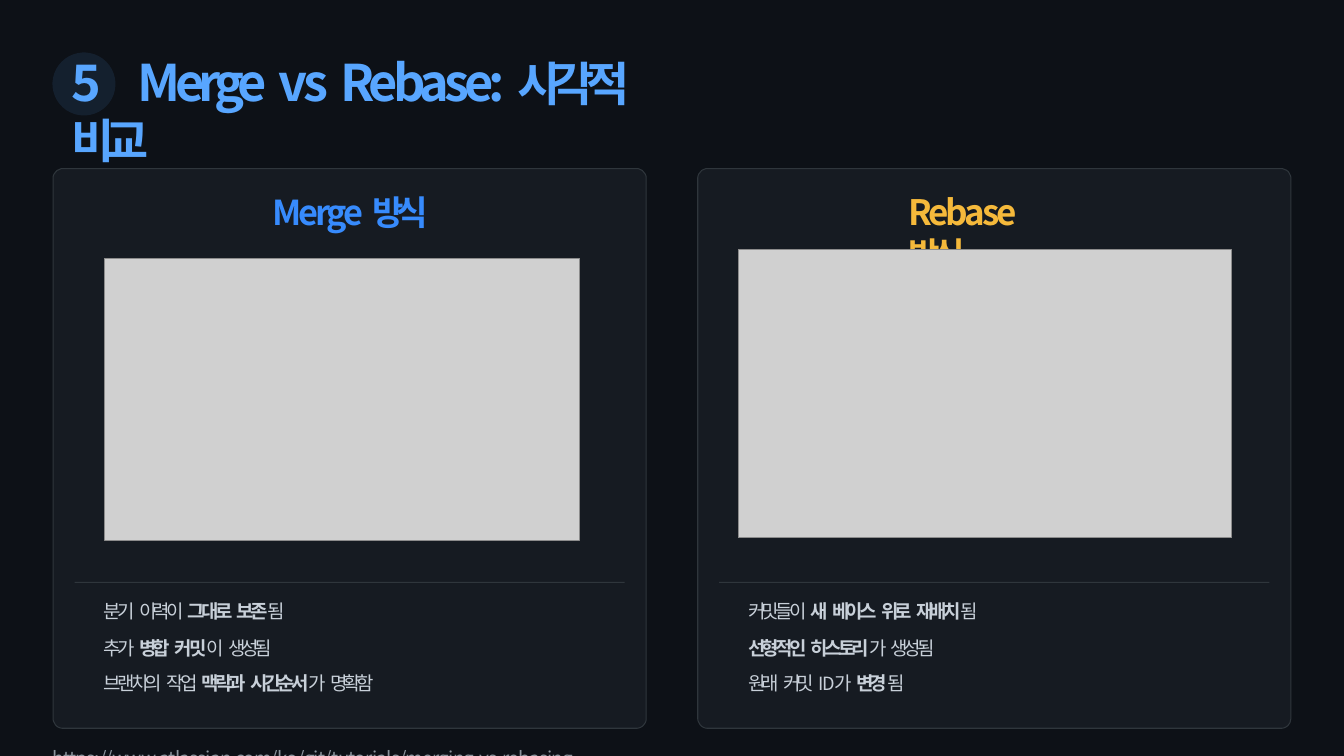
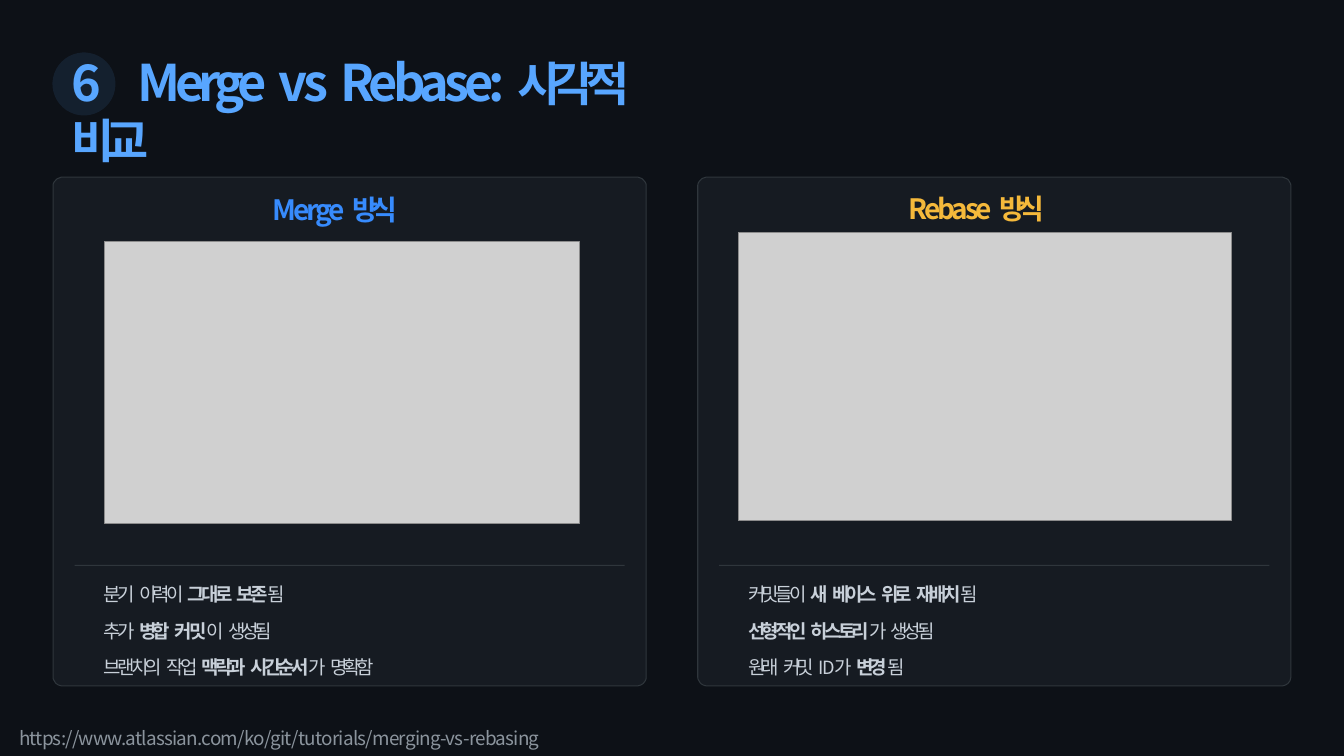
Before and after one commit to restful3/ds4th_study, a slide deck: slide 7 of source/요즘_우아한_AI개발/ch02_챗GPT를_활용한_Git_Flow_관리_자동화_태영.pptx (slide 6 before the commit). Drawn at 1344x756 pixels with LibreOffice and Linux fonts; fonts in the diff are those of the drawing; grey boxes stand for pictures; background and template pictures are left out. Boxes give left, top, right and bottom in pixels: in the first picture for what was removed or moved away, otherwise in the second. Text is boxed around its words. In the diff, an @@ line names an element or a change of style, - is before the commit and + after.

```diff
--- a/source/요즘_우아한_AI개발/ch02_챗GPT를_활용한_Git_Flow_관리_자동화_태영.pptx
+++ b/source/요즘_우아한_AI개발/ch02_챗GPT를_활용한_Git_Flow_관리_자동화_태영.pptx
@@ freeform shape at [0, 0, 1344, 756]: outline redrawn @@
@@ freeform shape removed at [0, 0, 1344, 756] @@
@@ title at [72, 60, 630, 163]: text changed @@
-5 Merge vs Rebase: 시각적 비교
+6 Merge vs Rebase: 시각적 비교
@@ freeform shape: place and size @@
-freeform shape at [53, 168, 647, 728]
+freeform shape at [53, 177, 647, 687]
@@ freeform shape: place and size @@
-freeform shape at [53, 168, 647, 728]
+freeform shape at [53, 177, 647, 687]
@@ freeform shape: place and size @@
-freeform shape at [698, 168, 1292, 728]
+freeform shape at [698, 177, 1292, 687]
@@ freeform shape: place and size @@
-freeform shape at [698, 168, 1292, 728]
+freeform shape at [698, 177, 1292, 687]
@@ text "Merge 방식" at [272, 196, 397, 227]: size 24.5 to 20 pt @@
@@ text "Rebase 방식" at [909, 195, 1044, 222]: size 25 to 20 pt in "Rebase"; size 24.5 to 20 pt in "방식" @@
@@ 6 texts, 2 pictures, 2 freeform shapes: place and size @@
-6 texts, 2 pictures, 2 freeform shapes at [75, 249, 1270, 692]
+6 texts, 2 pictures, 2 freeform shapes at [75, 233, 1270, 676]
@@ text "https://www.atlassian.com/ko/git/tutorials/merging-vs-rebasi ..." rewrapped from [51, 749, 655, 756] to [19, 730, 540, 750] @@
```
Also in this commit, not shown: 2 other slides changed, 2 other files.
